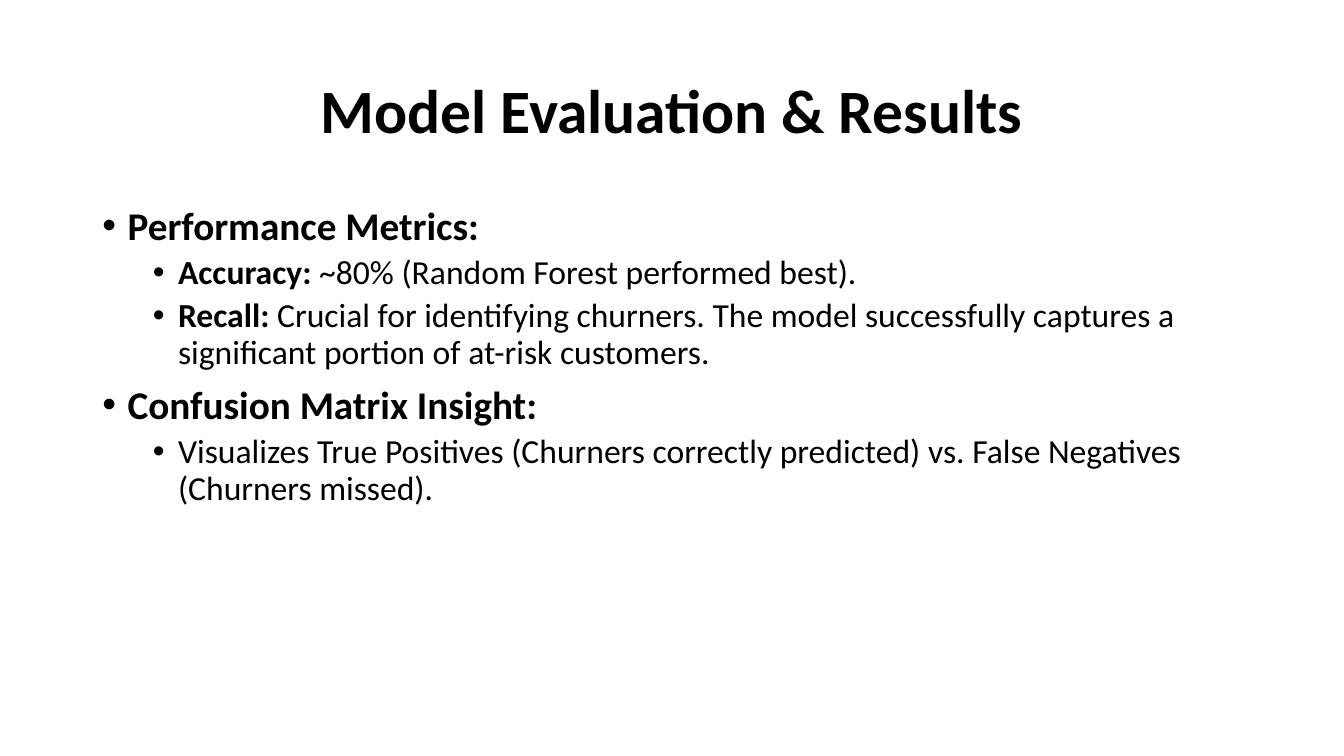
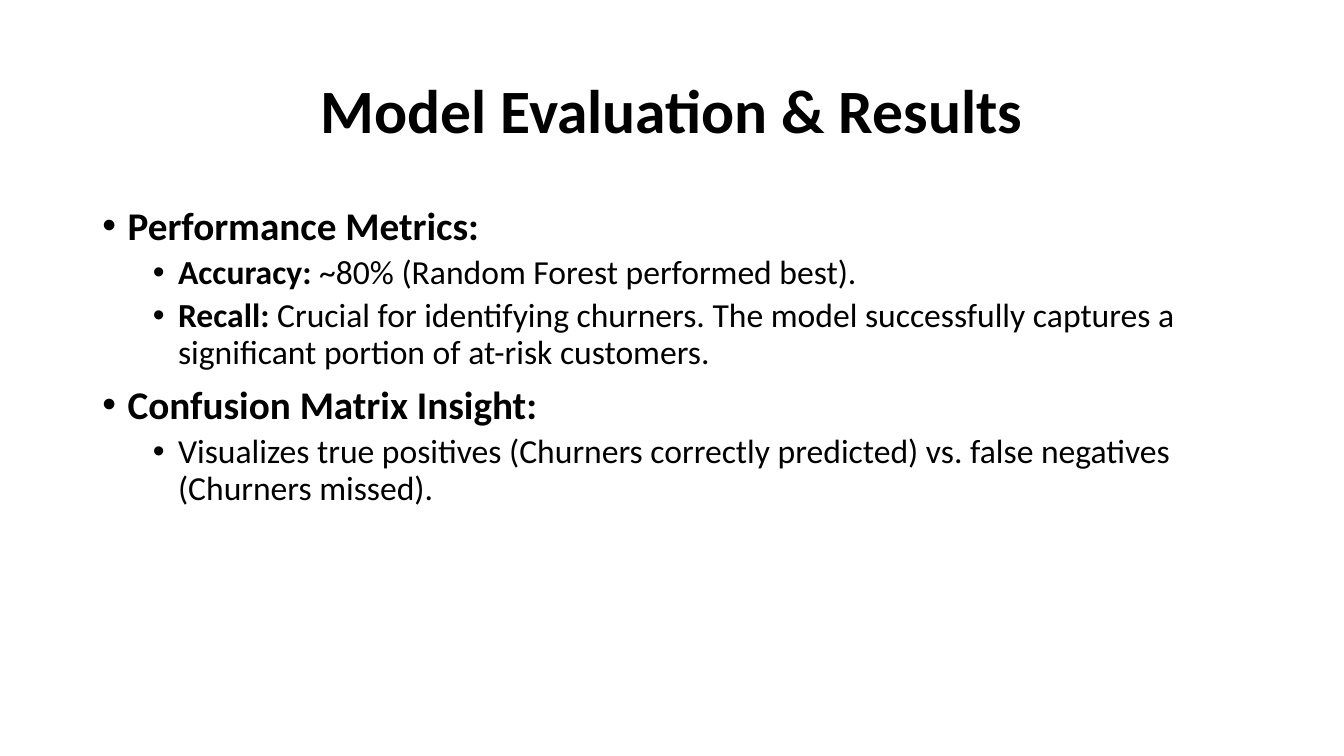
Before and after one commit to johnsteven9988776655/East_african_telecom_customer_churn, a slide deck: slide 10 of TELECOM CUSTOMER CHURN PREDICTION ANALYSIS.pptx. Drawn at 1344x756 pixels with LibreOffice and Linux fonts; fonts in the diff are those of the drawing. Boxes give left, top, right and bottom in pixels: in the first picture for what was removed or moved away, otherwise in the second. Text is boxed around its words. In the diff, an @@ line names an element or a change of style, - is before the commit and + after.

```diff
--- a/TELECOM CUSTOMER CHURN PREDICTION ANALYSIS.pptx
+++ b/TELECOM CUSTOMER CHURN PREDICTION ANALYSIS.pptx
@@ text at box(178, 438, 1170, 505): text changed @@
-  • Visualizes True Positives (Churners correctly predicted) vs. False Negatives (Churners missed).
+  • Visualizes true positives (Churners correctly predicted) vs. false negatives (Churners missed).
```
Also in this commit, not shown: 3 other slides changed.
